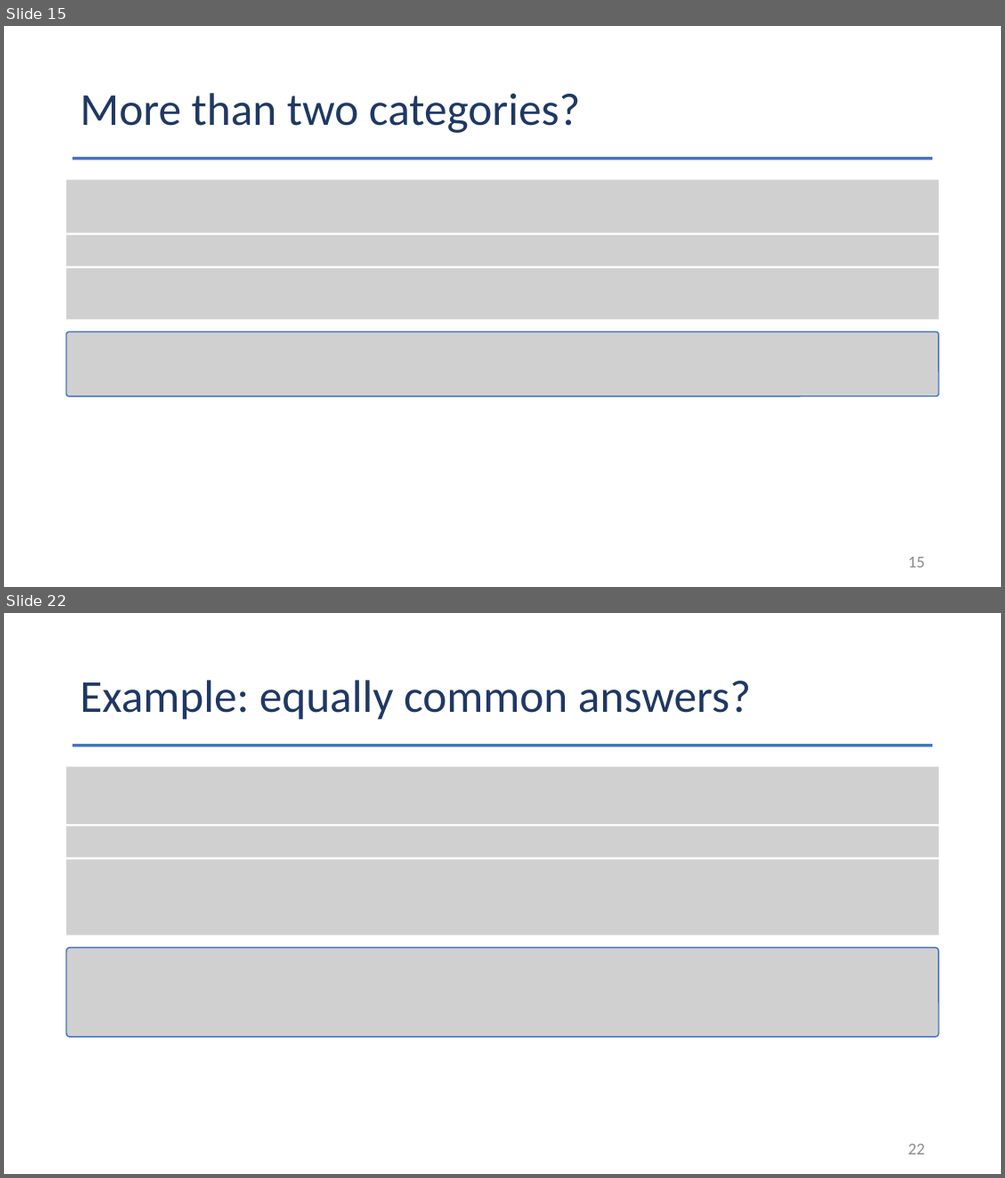
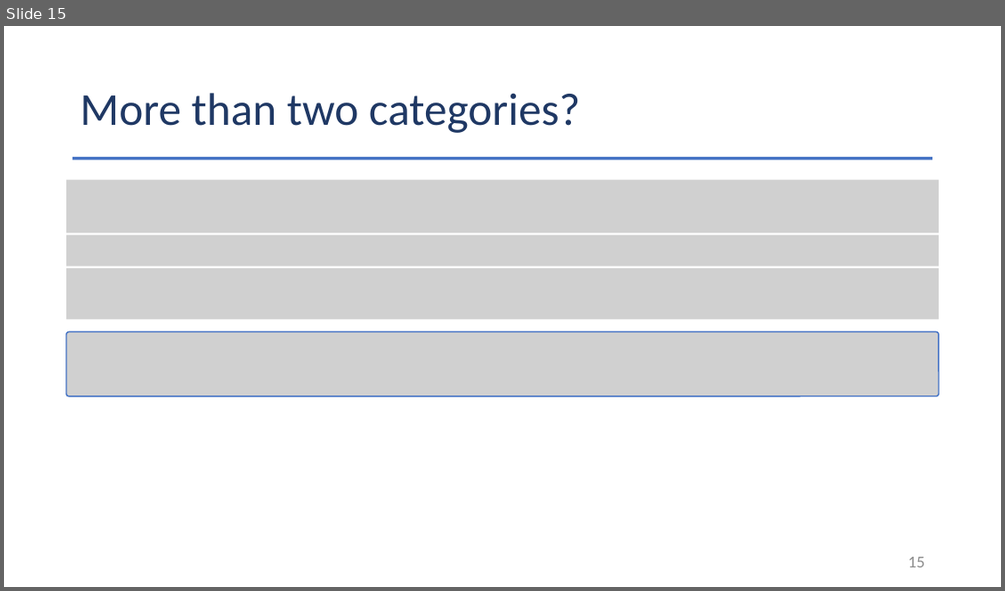
Before and after one commit to Jarred6068/Kvamme_UI_STAT251, a slide deck: docs/lecture_slides/Week 12/2026/Week12_Lecture29_Slides_11_11_2026.pptx. Shown one above the other, each under a label of ours: slides 15 and 22 before the commit, slide 15 after it; the slides between them are not shown. The pictures are 1005x1178 and 1005x591 pixels, drawn with LibreOffice and Linux fonts; fonts in the diff are those of the drawing; grey boxes stand for pictures. Boxes give left, top, right and bottom in pixels: in the first picture for what was removed or moved away, otherwise in the second. Text is boxed around its words. In the diff, an @@ line names an element or a change of style, - is before the commit and + after.

```diff
--- a/docs/lecture_slides/Week 12/2026/Week12_Lecture29_Slides_11_11_2026.pptx
+++ b/docs/lecture_slides/Week 12/2026/Week12_Lecture29_Slides_11_11_2026.pptx
@@ slide 22 removed at [4,613,1001,1174], background #FFFFFF @@
@@ title removed at [80,680,751,720] @@
-Example: equally common answers?
@@ rectangle removed at [73,744,933,747] @@
@@ picture removed at [66,767,938,825] @@
@@ picture removed at [66,826,938,858] @@
@@ picture removed at [66,859,938,934] @@
@@ picture removed at [66,948,938,1037] @@
@@ page number removed at [908,1143,925,1154] @@
-22
```
Also in this commit, not shown: 6 other slides removed, 48 other files.
